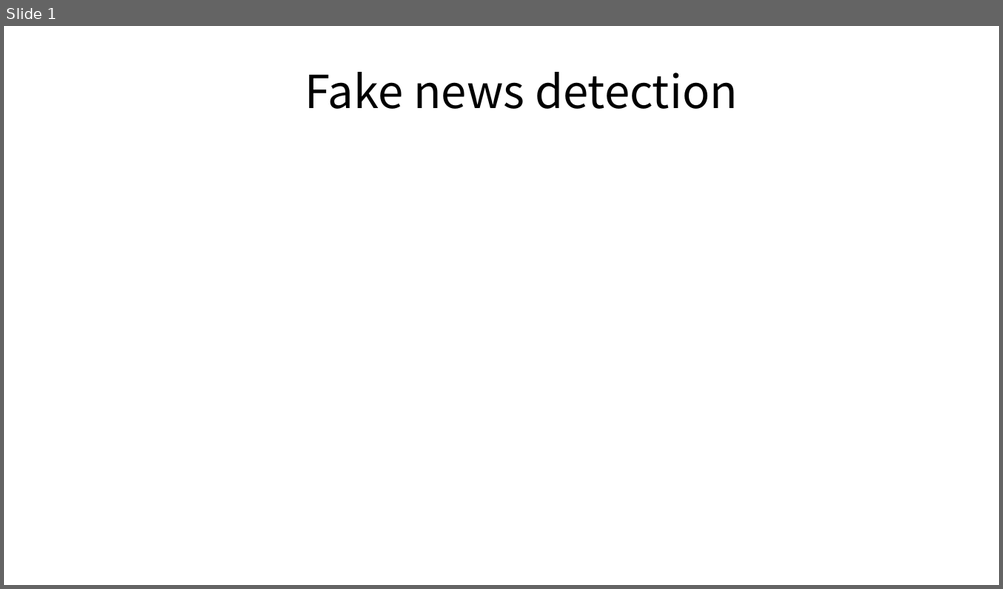
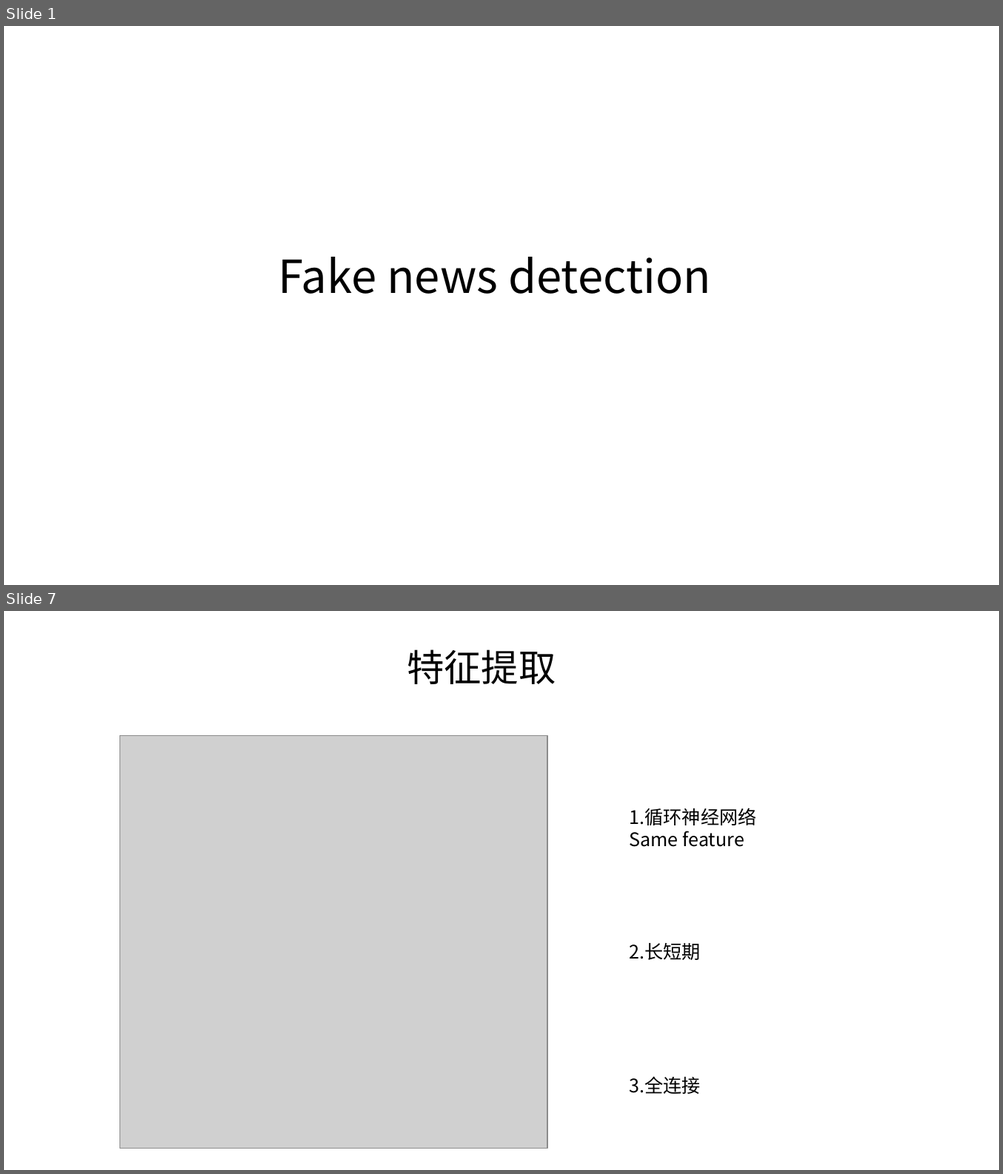
Before and after one commit to SpringFoggy23/FYP, a slide deck: Fake news detection.pptx. Shown one above the other, each under a label of ours: slide 1 before the commit, slides 1 and 7 after it; the slides between them are not shown. The pictures are 1003x589 and 1003x1174 pixels, drawn with LibreOffice and Linux fonts; fonts in the diff are those of the drawing; grey boxes stand for pictures. Boxes give left, top, right and bottom in pixels: in the first picture for what was removed or moved away, otherwise in the second. Text is boxed around its words. In the diff, an @@ line names an element or a change of style, - is before the commit and + after.

```diff
--- a/Fake news detection.pptx
+++ b/Fake news detection.pptx
@@ slide 7 added at bbox=[4, 611, 999, 1170], background #FFFFFF @@
@@ text added at bbox=[407, 649, 556, 684], 36 pt, text #000000 @@
+特征提取
@@ picture added at bbox=[120, 735, 548, 1149] @@
@@ text added at bbox=[629, 808, 756, 1094], 18 pt, text #000000 @@
+1.循环神经网络
+Same feature
+2.长短期
+3.全连接
@@ slide 1 changed as well @@
@@ title "Fake news detection": place and size @@
-title "Fake news detection" at bbox=[304, 72, 737, 109]
+title "Fake news detection" at bbox=[278, 257, 711, 294]
```
Also in this commit, not shown: 7 other slides changed, 24 other slides added, 11 slides removed, 23 other files.
